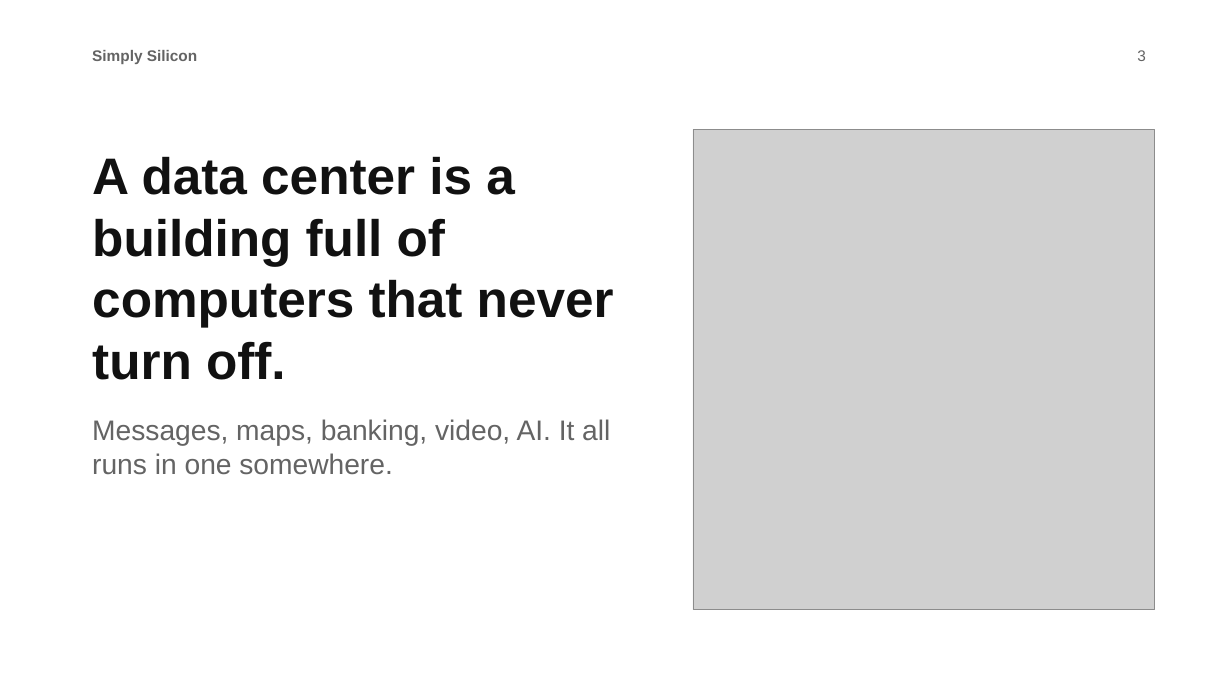
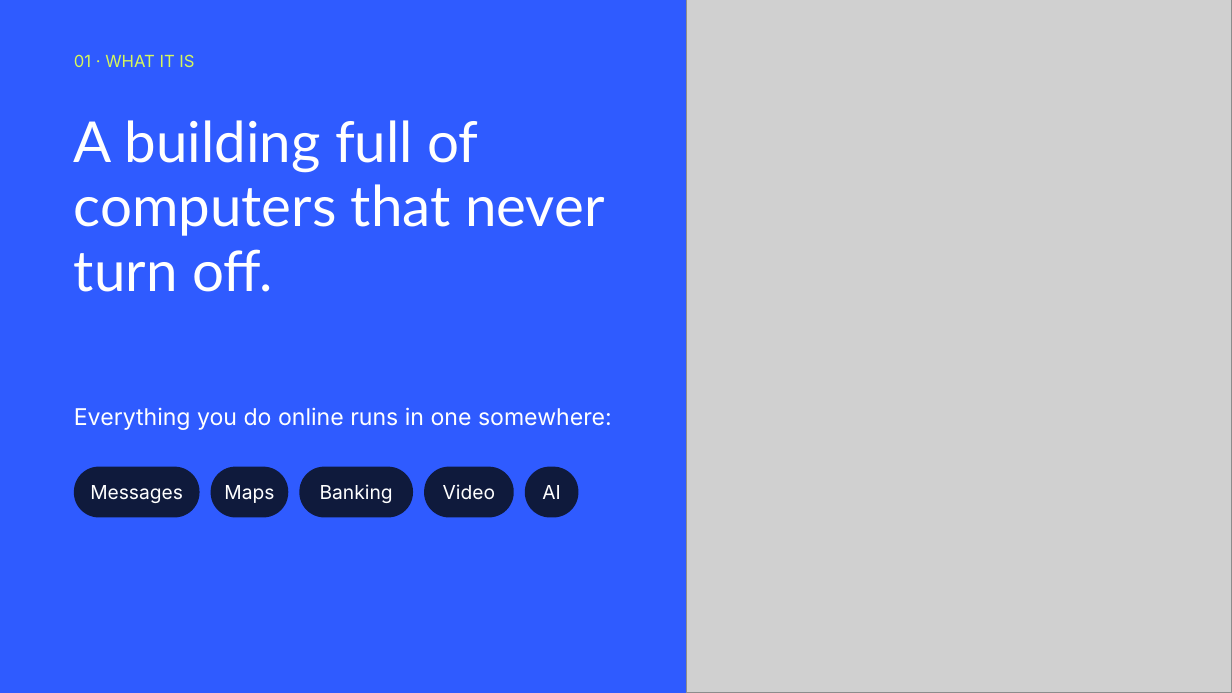
Before and after one commit to Kirubelabiyou/Simply-Silicon, a slide deck: slide 3 of plan-90day/event-presentation.pptx. Drawn at 1232x693 pixels with LibreOffice and Linux fonts; fonts in the diff are those of the drawing; grey boxes stand for pictures. Boxes give left, top, right and bottom in pixels: in the first picture for what was removed or moved away, otherwise in the second. Text is boxed around its words. In the diff, an @@ line names an element or a change of style, - is before the commit and + after.

```diff
--- a/plan-90day/event-presentation.pptx
+++ b/plan-90day/event-presentation.pptx
@@ background #FFFFFF to #2F5BFF @@
@@ picture resized from (x1=693, y1=129, x2=1155, y2=610) to (x1=687, y1=0, x2=1232, y2=693) @@
@@ text added at (x1=74, y1=54, x2=194, y2=67), 13 pt, text #D7F75B @@
+01 · WHAT IT IS
@@ text removed at (x1=92, y1=50, x2=197, y2=64) @@
-Simply Silicon
@@ text removed at (x1=1137, y1=50, x2=1146, y2=61) @@
-3
@@ text at (x1=74, y1=120, x2=605, y2=292): text changed; size 22 to 44 pt; font Arial to Lato; text colour #646464 to #FFFFFF @@
-A data center is a building full of computers that never turn off.
-Messages, maps, banking, video, AI. It all runs in one somewhere.
+A building full of computers that never turn off.
@@ text added at (x1=74, y1=407, x2=612, y2=430), 18 pt, text #FFFFFF @@
+Everything you do online runs in one somewhere:
@@ rounded rectangle added at (x1=74, y1=467, x2=200, y2=518), fill #0F1A3C @@
@@ rounded rectangle added at (x1=211, y1=467, x2=288, y2=518), fill #0F1A3C @@
@@ rounded rectangle added at (x1=299, y1=467, x2=413, y2=518), fill #0F1A3C @@
@@ rounded rectangle added at (x1=424, y1=467, x2=514, y2=518), fill #0F1A3C @@
@@ rounded rectangle added at (x1=525, y1=467, x2=579, y2=518), fill #0F1A3C @@
@@ text added at (x1=90, y1=485, x2=183, y2=503), 15 pt, text #FFFFFF @@
+Messages
@@ text added at (x1=224, y1=485, x2=274, y2=503), 15 pt, text #FFFFFF @@
+Maps
@@ text added at (x1=320, y1=484, x2=393, y2=503), 15 pt, text #FFFFFF @@
+Banking
@@ text added at (x1=443, y1=484, x2=495, y2=500), 15 pt, text #FFFFFF @@
+Video
@@ text added at (x1=542, y1=485, x2=560, y2=499), 15 pt, text #FFFFFF @@
+AI
```
Also in this commit, not shown: 10 other slides changed, 1 slide added, 1 slide removed, 12 other files.
